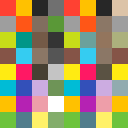
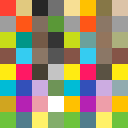
Comparing the layer stacks of the two 128px x 128px images. Changes:
painted on "Слой 3" over [64, 0, 112, 16]
painted on "Слой 1" over [0, 0, 32, 112]
